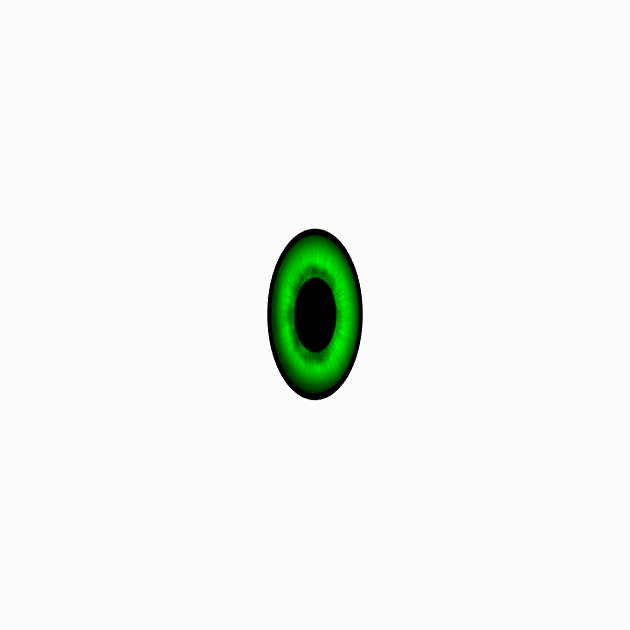
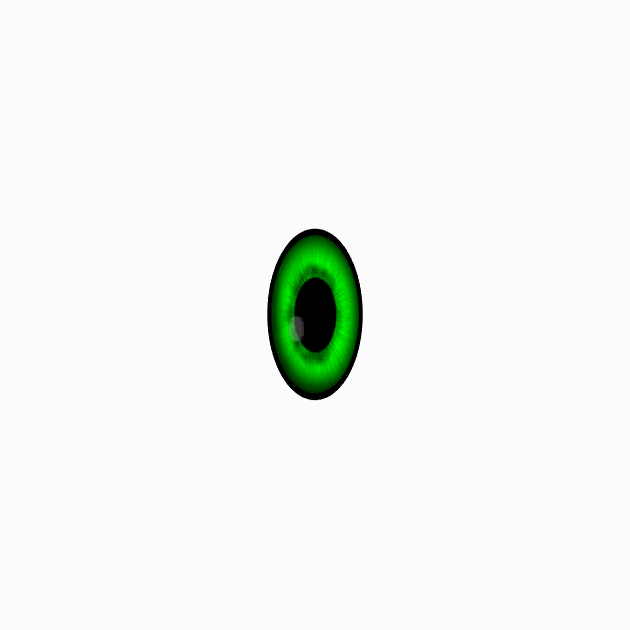
Layers edited between the first and the second w=630, h=630 image:
added layer "\ copy" (23%) above "Pasted Layer" over (x1=288, y1=315, x2=304, y2=343)
